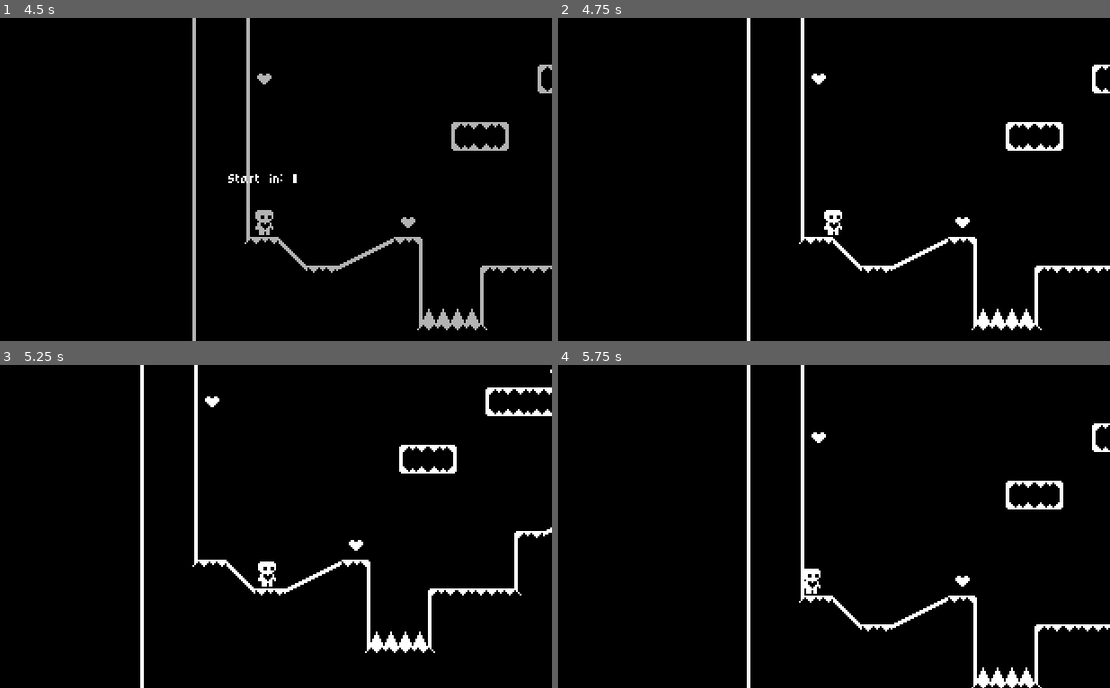
Above: before the commit, frames 1-4 (two rows, left to right).
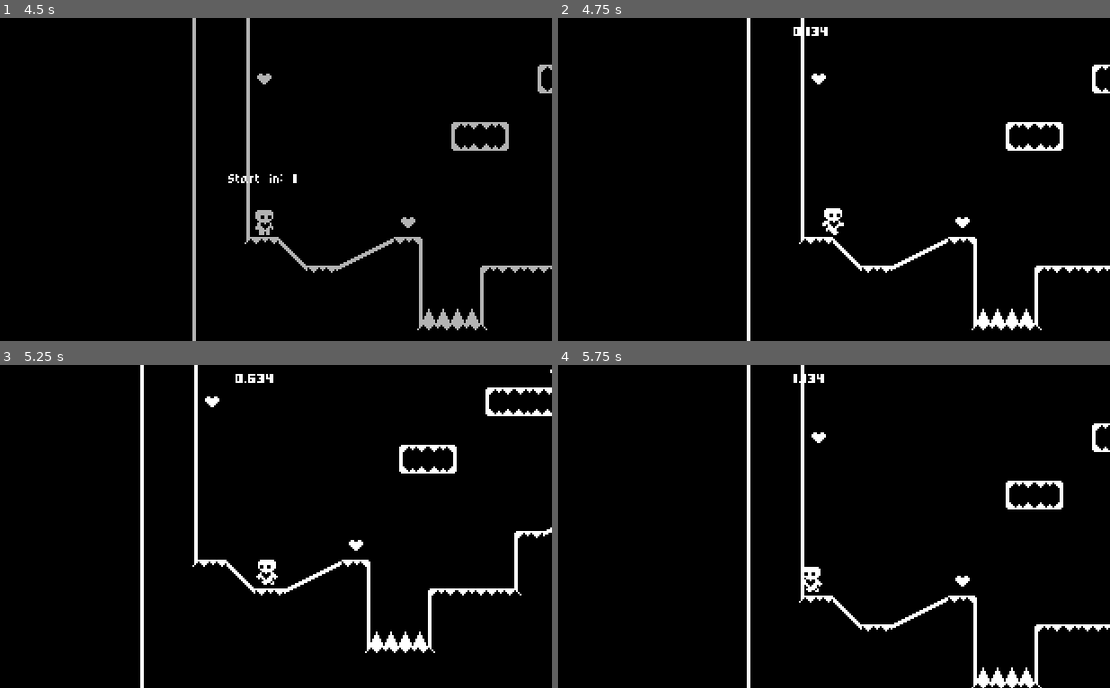
Above: after the commit, the same moments.

Repository: Jordla/HeartPlatformer-Godot-4-Tutorial
Game: Godot game, scene res://start_menu.tscn
Same seed, same stepped clock (60 frames per second), same inputs: the game is played once before the commit and once after it.
Inputs:
- Up to frame 1 (4.5 s): click "Start Game" at 0.5 s; hold Right (move_right) 1.28-2.78 s; tap Space (jump) at 1.52, 2.27, 2.75, 3.77, 4.25 s; tap Enter at 2, 3.5 s; hold Left (move_left) 2.78-3.53 s; hold Right (move_right) from 3.53 s (still down)
- Up to frame 2 (4.75 s): keep holding Right (move_right); tap Space (jump) at 4.52 s
- Up to frame 3 (5.25 s): release Right (move_right) at 5.03 s; hold Left (move_left) from 5.03 s (still down)
- Up to frame 4 (5.75 s): keep holding Left (move_left); tap Space (jump) at 5.27 s

Frame 1 is identical in both runs. In frame 2, 0.2% of the frame differs, in the area x 42-52%, y 2-68%; in frame 3, 0.2%, in the area x 42-51%, y 2-69%; in frame 4, 0.2%.

Commit message:
Add timer that counts up when starting a level

Diff:
--- /dev/null
+++ b/level_completed.gd
@@ -0,0 +1,14 @@
+extends ColorRect
+
+@onready var retry_button = %RetryButton
+
+signal retry
+signal next_level
+
+
+func _on_retry_button_pressed():
+	retry.emit()
+
+
+func _on_next_level_button_pressed():
+	next_level.emit()
--- a/level_completed.tscn
+++ b/level_completed.tscn
@@ -1,12 +1,16 @@
-[gd_scene format=3 uid="uid://b7jw81hngyskp"]
+[gd_scene load_steps=2 format=3 uid="uid://b7jw81hngyskp"]
+
+[ext_resource type="Script" path="res://level_completed.gd" id="1_wsgnr"]
 
 [node name="LevelCompleted" type="ColorRect"]
+process_mode = 3
 anchors_preset = 15
 anchor_right = 1.0
 anchor_bottom = 1.0
 grow_horizontal = 2
 grow_vertical = 2
 color = Color(0, 0, 0, 0.396078)
+script = ExtResource("1_wsgnr")
 
 [node name="CenterContainer" type="CenterContainer" parent="."]
 layout_mode = 1
@@ -16,6 +20,28 @@
 grow_horizontal = 2
 grow_vertical = 2
 
-[node name="Label" type="Label" parent="CenterContainer"]
+[node name="VBoxContainer" type="VBoxContainer" parent="CenterContainer"]
+layout_mode = 2
+
+[node name="Label" type="Label" parent="CenterContainer/VBoxContainer"]
 layout_mode = 2
 text = "Level Completed!"
+horizontal_alignment = 1
+
+[node name="HBoxContainer" type="HBoxContainer" parent="CenterContainer/VBoxContainer"]
+layout_mode = 2
+
+[node name="RetryButton" type="Button" parent="CenterContainer/VBoxContainer/HBoxContainer"]
+unique_name_in_owner = true
+custom_minimum_size = Vector2(64, 16)
+layout_mode = 2
+text = "Retry"
+
+[node name="NextLevelButton" type="Button" parent="CenterContainer/VBoxContainer/HBoxContainer"]
+unique_name_in_owner = true
+custom_minimum_size = Vector2(64, 16)
+layout_mode = 2
+text = "Next Level"
+
+[connection signal="pressed" from="CenterContainer/VBoxContainer/HBoxContainer/RetryButton" to="." method="_on_retry_button_pressed"]
+[connection signal="pressed" from="CenterContainer/VBoxContainer/HBoxContainer/NextLevelButton" to="." method="_on_next_level_button_pressed"]
--- a/player.gd
+++ b/player.gd
@@ -37,6 +37,7 @@
 	var just_left_wall = was_on_wall and not is_on_wall()
 	if just_left_wall:
 		wall_jump_timer.start()
+	update_animation(input_axis)
 
 
 func apply_gravity(delta : float):
--- a/world.gd
+++ b/world.gd
@@ -1,6 +1,10 @@
 extends Node2D
 
 @export var next_level : PackedScene # Type PackedScene?
+
+
+var level_time : float = 0.0
+var start_level_msec : float = 0.0
 # Static body (This is like a container)
 	# CollisionPolygon2D is the collision hitbox
 	# Polygon2D is the actual shape being displayed to screen when the scene runs
@@ -10,6 +14,8 @@
 @onready var start_in = %StartIn
 @onready var start_in_label = %StartInLabel
 @onready var animation_player = $AnimationPlayer
+@onready var level_time_label = %LevelTimeLabel
+
 
 func _ready():
 	Events.level_completed.connect(show_level_completed) # Don't put show_level_completed() as we don't want to call the func only connect it
@@ -20,12 +26,27 @@
 	await animation_player.animation_finished
 	get_tree().paused = false
 	start_in.visible = false
+	start_level_msec = Time.get_ticks_msec() # Initial start time
+	# print(start_level_msec)
 
-func show_level_completed():
-	level_completed.show()
-	get_tree().paused = true # Upon level completion pause the game
-	await get_tree().create_timer(0.5, 1).timeout # Wait for 1 second timer to be created and then timeout before executing next line of code
+func _process(delta):
+	level_time = Time.get_ticks_msec() - start_level_msec # How long you've spent on the level
+	level_time_label.text = str(level_time / 1000.0) # Gives us time in seconds
+
+func go_to_next_level():
 	if not next_level is PackedScene: return # Exit clause, What is not next_level? (!PackedScene)?, Exits if PackedScene returns null
 	await LevelTransition.fade_to_black() # await here is waiting for function to finish, await in the function is waiting for animation to finish
 	get_tree().paused = false	# Unpause
 	get_tree().change_scene_to_packed(next_level) # How does it know what the next PackedScene is?
+
+func show_level_completed():
+	level_completed.show()
+	level_completed.retry_button.grab_focus()
+	get_tree().paused = true # Upon level completion pause the game
+
+func _on_level_completed_next_level():
+	pass # Replace with function body.
+
+
+func _on_level_completed_retry():
+	go_to_next_level()
--- a/world.tscn
+++ b/world.tscn
@@ -74,6 +74,19 @@
 layout_mode = 2
 text = "Start in: 3"
 
+[node name="CenterContainer" type="CenterContainer" parent="CanvasLayer"]
+anchors_preset = 10
+anchor_right = 1.0
+offset_top = 4.0
+offset_bottom = 12.0
+grow_horizontal = 2
+
+[node name="LevelTimeLabel" type="Label" parent="CanvasLayer/CenterContainer"]
+unique_name_in_owner = true
+custom_minimum_size = Vector2(32, 0)
+layout_mode = 2
+vertical_alignment = 1
+
 [node name="LevelTileMap" parent="." instance=ExtResource("6_05hbm")]
 
 [node name="AnimationPlayer" type="AnimationPlayer" parent="."]
@@ -81,3 +94,6 @@
 libraries = {
 "": SubResource("AnimationLibrary_sktt5")
 }
+
+[connection signal="next_level" from="CanvasLayer/LevelCompleted" to="." method="_on_level_completed_next_level"]
+[connection signal="retry" from="CanvasLayer/LevelCompleted" to="." method="_on_level_completed_retry"]
